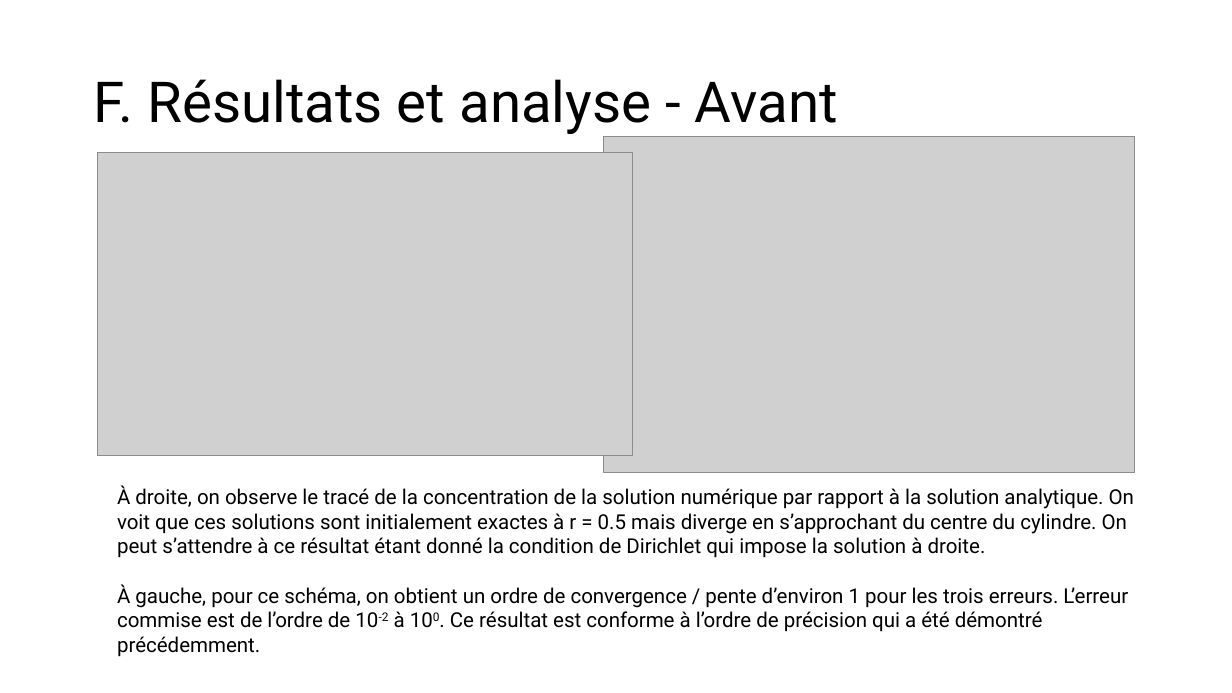
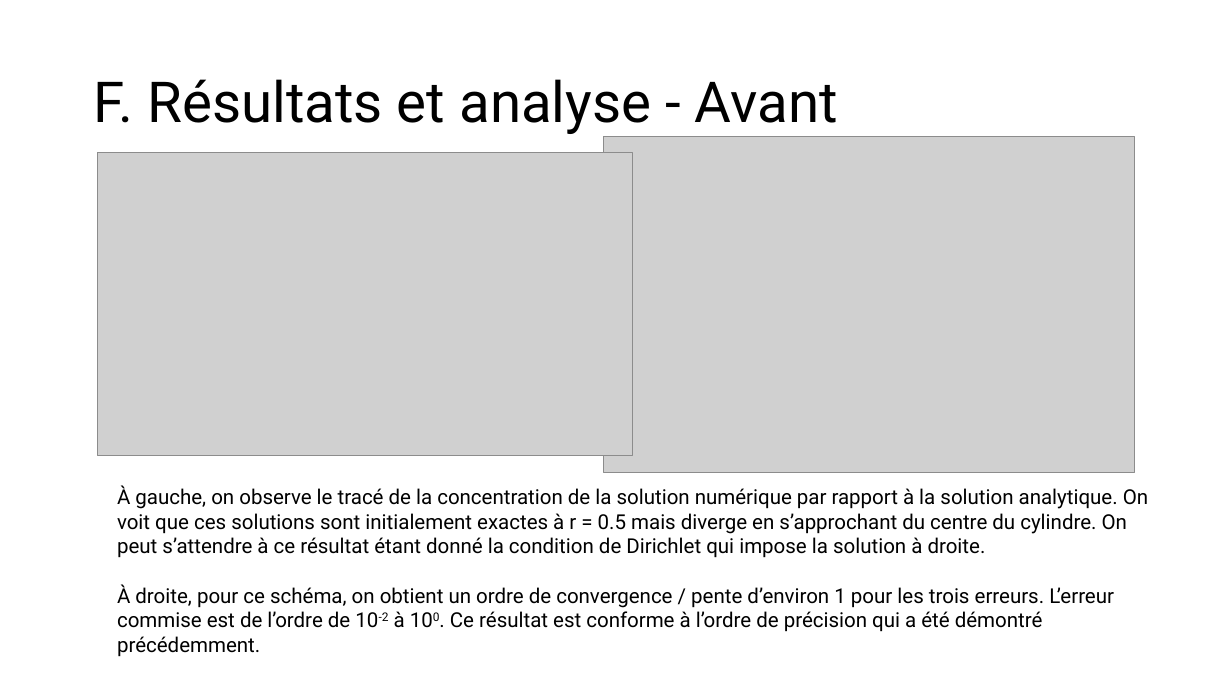
Before and after one commit to antoine-pt/MEC8211, a slide deck: slide 8 of MEC8211-Devoir1.pptx. Drawn at 1232x693 pixels with LibreOffice and Linux fonts; fonts in the diff are those of the drawing; grey boxes stand for pictures. Boxes give left, top, right and bottom in pixels: in the first picture for what was removed or moved away, otherwise in the second. Text is boxed around its words. In the diff, an @@ line names an element or a change of style, - is before the commit and + after.

```diff
--- a/MEC8211-Devoir1.pptx
+++ b/MEC8211-Devoir1.pptx
@@ text at bbox=[117, 485, 1148, 657]: text changed @@
-À droite, on observe le tracé de la concentration de la solution numérique par rapport à la solution analytique. On voit que ces solutions sont initialement exactes à r = 0.5 mais diverge en s’approchant du centre du cylindre. On peut s’attendre à ce résultat étant donné la condition de Dirichlet qui impose la solution à droite.
-À gauche, pour ce schéma, on obtient un ordre de convergence / pente d’environ 1 pour les trois erreurs. L’erreur commise est de l’ordre de 10-2 à 100. Ce résultat est conforme à l’ordre de précision qui a été démontré précédemment.
+À gauche, on observe le tracé de la concentration de la solution numérique par rapport à la solution analytique. On voit que ces solutions sont initialement exactes à r = 0.5 mais diverge en s’approchant du centre du cylindre. On peut s’attendre à ce résultat étant donné la condition de Dirichlet qui impose la solution à droite.
+À droite, pour ce schéma, on obtient un ordre de convergence / pente d’environ 1 pour les trois erreurs. L’erreur commise est de l’ordre de 10-2 à 100. Ce résultat est conforme à l’ordre de précision qui a été démontré précédemment.
```
Also in this commit, not shown: 1 other slide changed.
